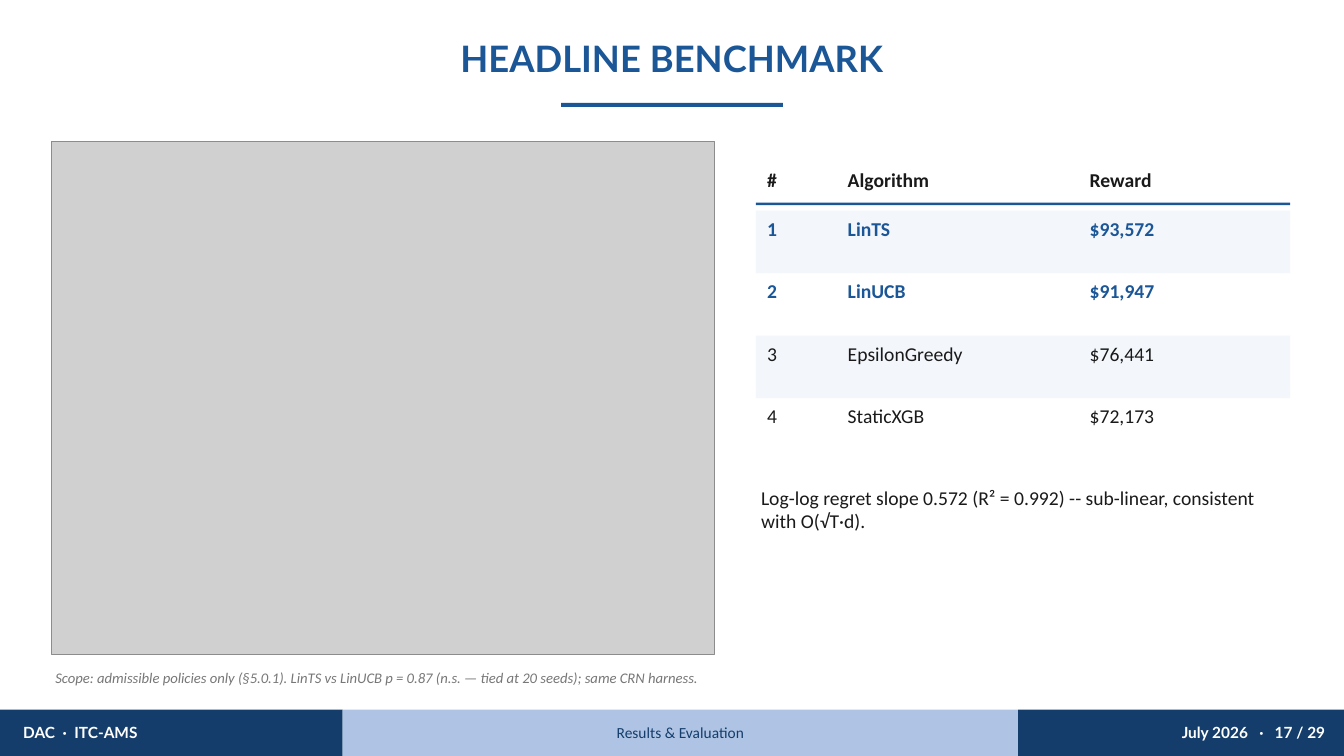
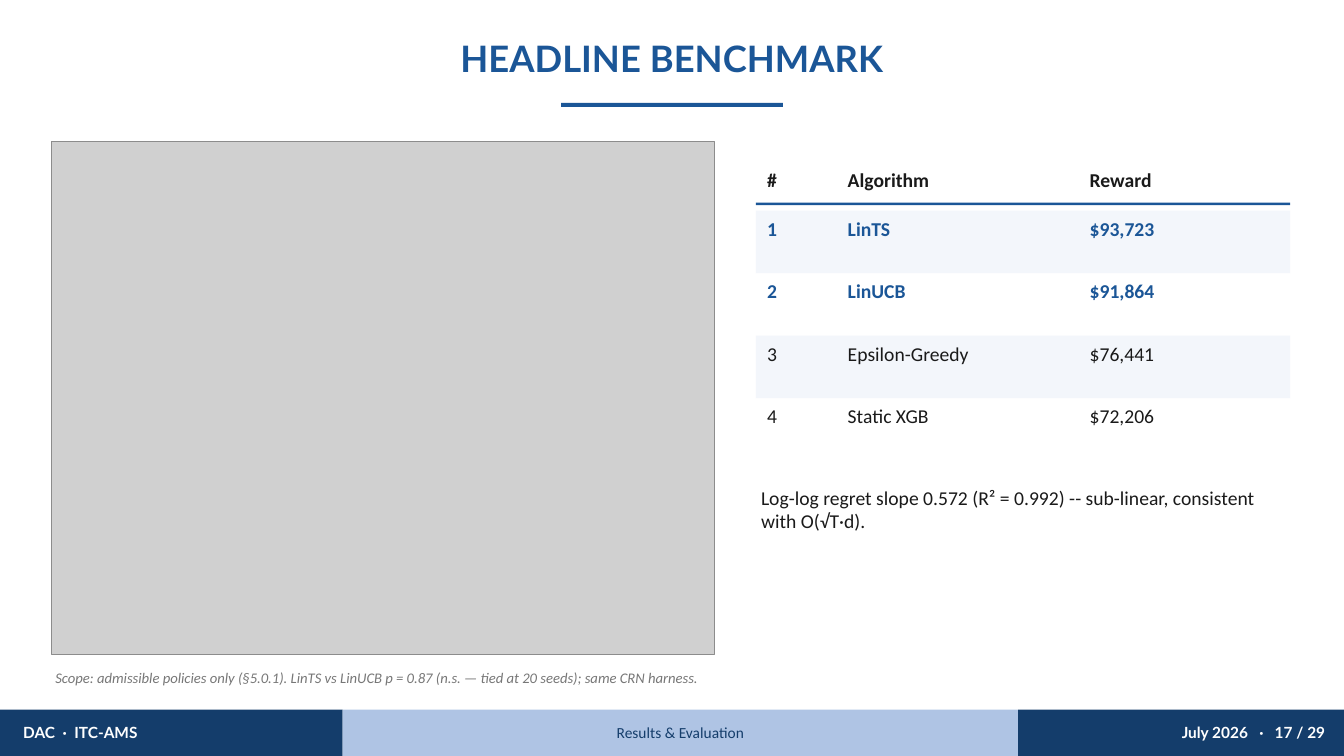
Before and after one commit to PolyTheML/DAC-UW-Thesis, a slide deck: slide 21 of thesis/health_rl/burgundy_defense_presentation.pptx. Drawn at 1344x756 pixels with LibreOffice and Linux fonts; fonts in the diff are those of the drawing; grey boxes stand for pictures. Boxes give left, top, right and bottom in pixels: in the first picture for what was removed or moved away, otherwise in the second. Text is boxed around its words. In the diff, an @@ line names an element or a change of style, - is before the commit and + after.

```diff
--- a/thesis/health_rl/burgundy_defense_presentation.pptx
+++ b/thesis/health_rl/burgundy_defense_presentation.pptx
@@ text at [1090, 223, 1155, 239]: text changed @@
-$93,572
+$93,723
@@ text at [1090, 284, 1155, 301]: text changed @@
-$91,947
+$91,864
@@ text at [848, 347, 969, 364]: text changed @@
-EpsilonGreedy
+Epsilon-Greedy
@@ text at [848, 409, 929, 423]: spaces changed @@
-StaticXGB
+Static XGB
@@ text at [1090, 409, 1154, 425]: text changed @@
-$72,173
+$72,206
```
Also in this commit, not shown: 5 other slides changed, 1 other file.
